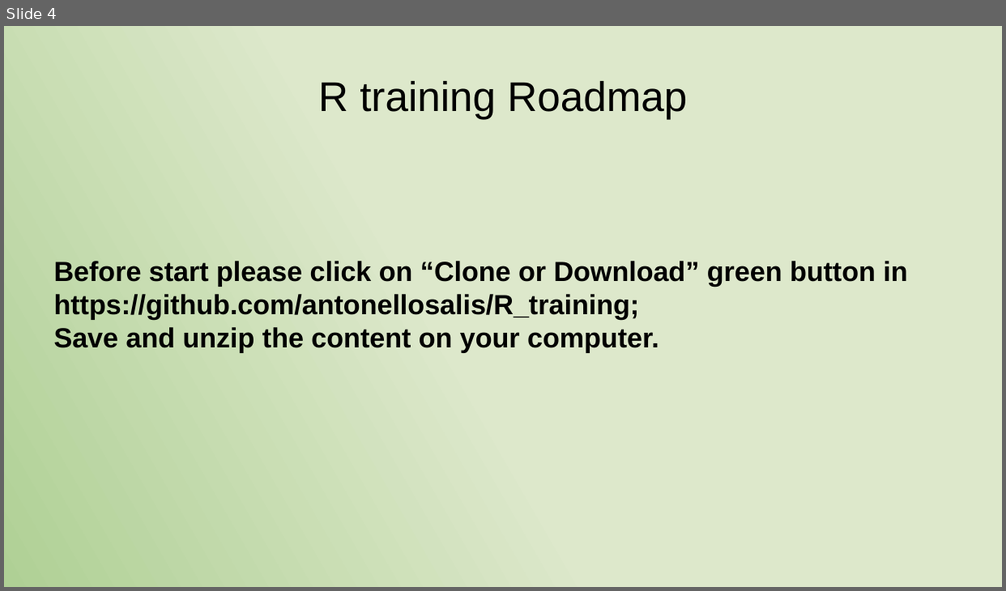
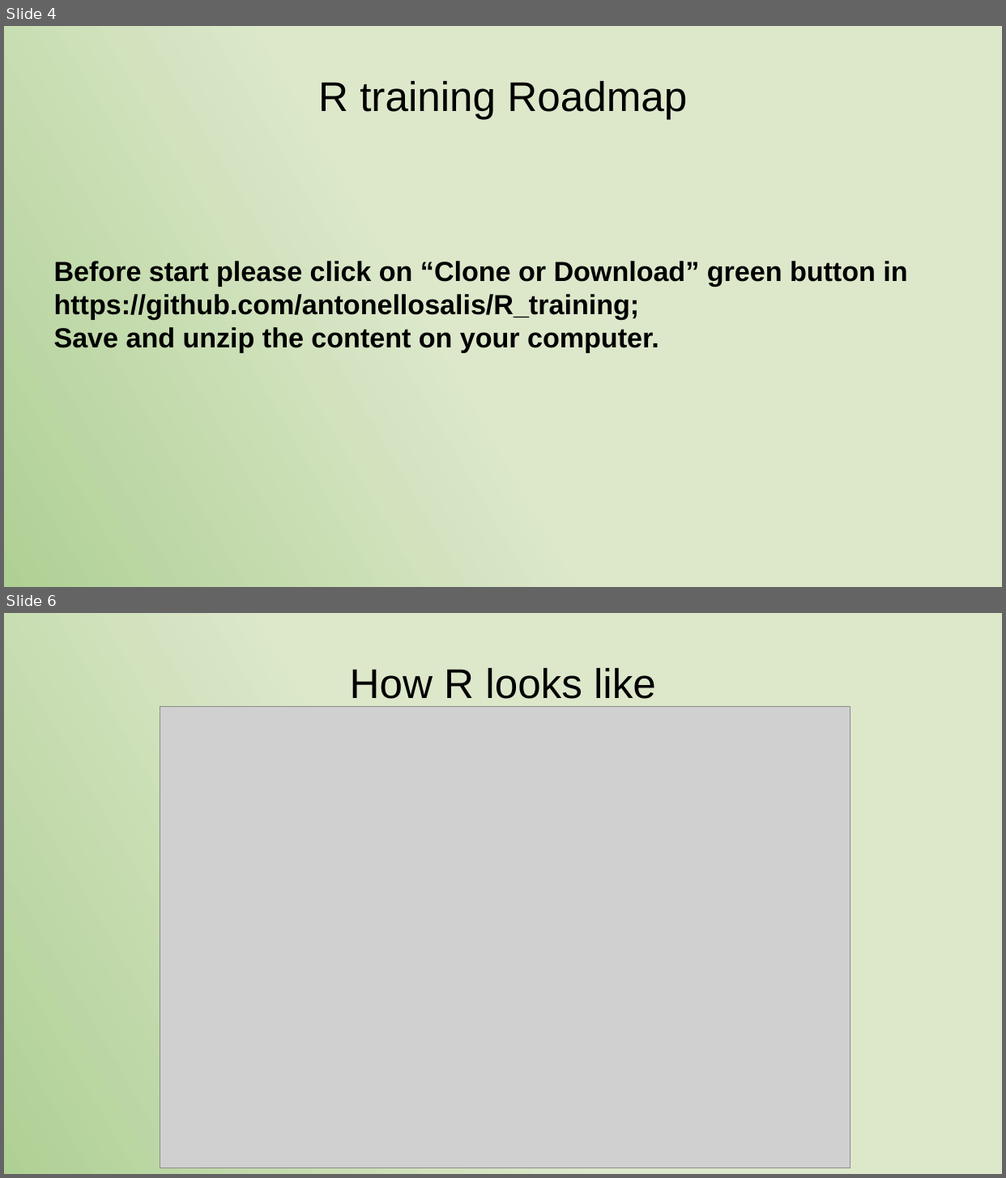
Before and after one commit to antonellosalis/R_training, a slide deck: Presentation_2019_R_training_A1.odp. Shown one above the other, each under a label of ours: slide 4 before the commit, slides 4 and 6 after it; the slides between them are not shown. The pictures are 1006x591 and 1006x1178 pixels, drawn with LibreOffice and Linux fonts; fonts in the diff are those of the drawing; grey boxes stand for pictures. Boxes give left, top, right and bottom in pixels: in the first picture for what was removed or moved away, otherwise in the second. Text is boxed around its words. In the diff, an @@ line names an element or a change of style, - is before the commit and + after.

```diff
--- a/Presentation_2019_R_training_A1.odp
+++ b/Presentation_2019_R_training_A1.odp
@@ slide 6 added at [4,613,1002,1174], background gradient #DDE8CB to #AFD095 @@
@@ title added at [350,668,656,707], 33 pt, text #000000 @@
+How R looks like
@@ picture added at [160,706,850,1168] @@
```
Also in this commit, not shown: 3 slides changed, 2 other slides added, 3 slides removed, 1 other file.
